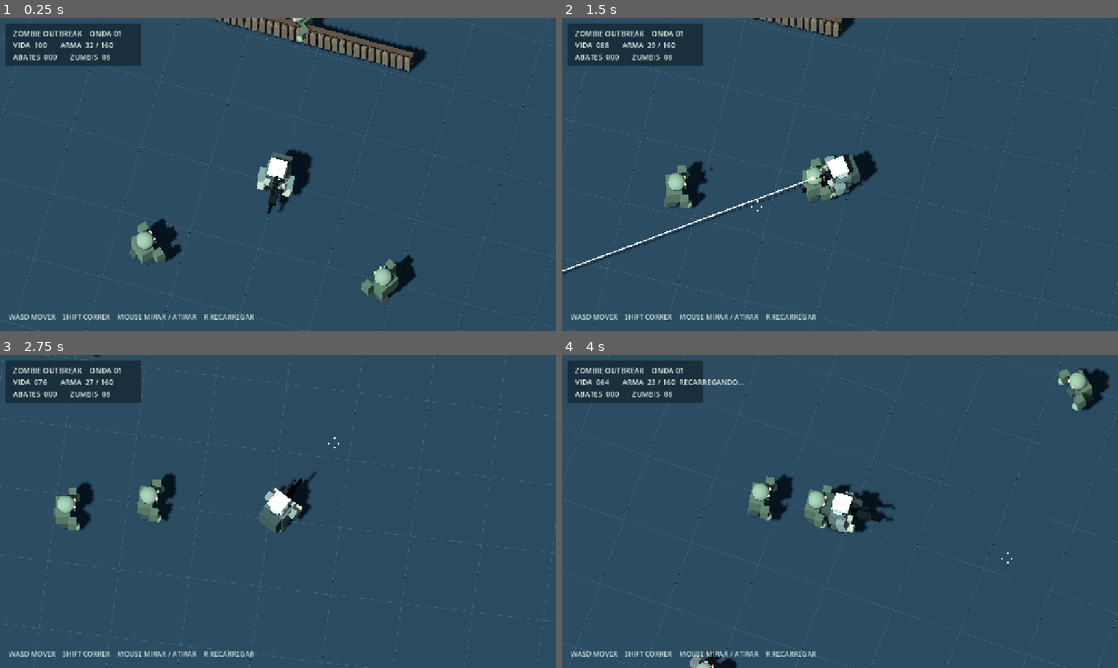
Above: before the commit, frames 1-4 (two rows, left to right).
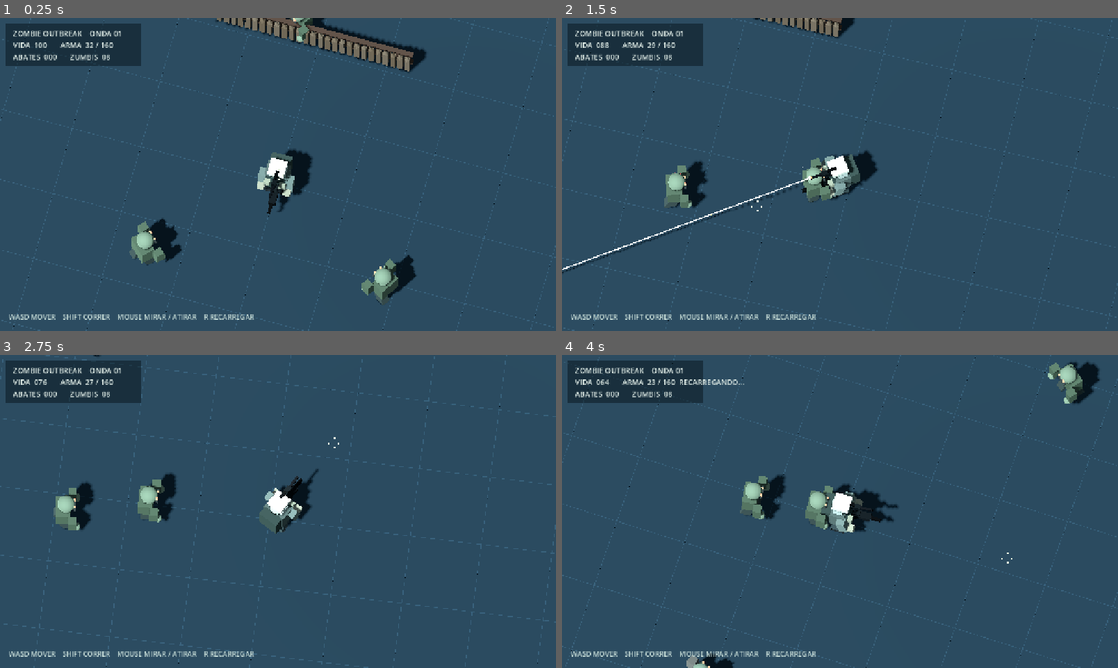
Above: after the commit, the same moments.

Repository: lulualcides-sys/Zumbi
Game: Godot game, scene res://scenes/Main.tscn
Two runs of this game, one before a commit and one after it. Both use one fixed random seed, a clock stepped at 60 frames per second and the inputs below.
Inputs (mouse positions are in pixels of both pictures, inside the frame that each line leads up to):
- Up to frame 1 (0.25 s): no input
- Up to frame 2 (1.5 s): tap Enter at 0.5 s; move the mouse to (962, 158) at 0.52 s; hold D 0.53-1.25 s; hold Enter 0.53-1.25 s; click (962, 158) at 0.67 s; drag from (728, 190) to (812, 237) at 1.27 s
- Up to frame 3 (2.75 s): move the mouse to (333, 442) at 2.02 s; hold D from 2.03 s (still down); hold Shift from 2.03 s (still down)
- Up to frame 4 (4 s): release D at 2.75 s; release Shift at 2.75 s; drag from (812, 574) to (673, 464) at 2.77 s; move the mouse to (1006, 558) at 3.52 s; hold A from 3.53 s (still down); hold R from 3.53 s (still down)

The runs differ from the first frame. In frame 1, less than 0.1% of the frame differs, in the area x 48-51%, y 48-58%; in frame 2, 0.6%; in frame 3, less than 0.1%; in frame 4, 4.6%, in the area x 0-100%, y 0-100%.

Commit message:
feat: equip rig-compatible Blender M4A1 and drive hand IK from calibrated pistol/support grips

Diff:
--- a/scripts/WeaponVisual.gd
+++ b/scripts/WeaponVisual.gd
@@ -1,8 +1,10 @@
 extends RefCounted
 ## Quaternius CC0 rifle follows the imported soldier's animated hand bones.
 const RIFLE_PATH := "res://assets/cc0/rifle.gltf"
+const CALIBRATED_M4A1 := "res://assets/tactical/m4a1-ready.glb"
+const M4A1_SCALE := 0.47
 const ArmsIK = preload("res://scripts/ArmsIK.gd")
-const RIFLE_OFFSET := Vector3(0.06, 0.65, 0.27)
+const RIFLE_OFFSET := Vector3(0.035, 0.71, 0.35)
 const RIFLE_SCALE := 0.57
 
 static func _metal(tint: Color, glow: bool = false) -> StandardMaterial3D:
@@ -91,13 +93,22 @@
     holder.add_child(weapon_visual)
 
     var source_ok := false
-    if ResourceLoader.exists(RIFLE_PATH):
-        var packed := load(RIFLE_PATH) as PackedScene
+    var calibrated := ResourceLoader.exists(CALIBRATED_M4A1)
+    var rifle_source := CALIBRATED_M4A1 if calibrated else RIFLE_PATH
+    if ResourceLoader.exists(rifle_source):
+        var packed := load(rifle_source) as PackedScene
         if packed != null:
             var model := packed.instantiate() as Node3D
             if model != null:
-                model.name = "VisibleCC0Rifle"
-                model.scale = Vector3.ONE * RIFLE_SCALE
+                model.name = "VisibleCalibratedM4A1" if calibrated else "VisibleCC0Rifle"
+                if calibrated:
+                    # The source M4A1 aims along -Z. Align with the game +Z
+                    # forward vector, anchor its pistol grip at this mount.
+                    model.scale = Vector3.ONE * M4A1_SCALE
+                    model.rotation.y = PI
+                    model.position = Vector3(0.0, 0.15 * M4A1_SCALE, -0.05 * M4A1_SCALE)
+                else:
+                    model.scale = Vector3.ONE * RIFLE_SCALE
                 weapon_visual.add_child(model)
                 _grade_rifle(model)
                 source_ok = true
@@ -106,8 +117,9 @@
 
     var muzzle := Marker3D.new()
     muzzle.name = "RealBarrelMuzzle"
-    # GLTF barrel extends to +1.019 source units. Scale = 0.57.
-    muzzle.position = Vector3(0.0, 0.03, 0.58)
+    # The muzzle coordinate comes from Blender's M4A1_MuzzleSocket,
+    # transformed by M4A1_SCALE, the 180-degree yaw and grip offset.
+    muzzle.position = Vector3(0.0, 0.19 * M4A1_SCALE, 1.04 * M4A1_SCALE) if calibrated else Vector3(0.0, 0.03, 0.58)
     weapon_visual.add_child(muzzle)
 
     var muzzle_flash := MeshInstance3D.new()
@@ -132,6 +144,12 @@
                 names.append(skeleton.get_bone_name(i))
             print("TACTICAL_BONE_LIST: ", names)
     var arm_ik := ArmsIK.attach(body, skeleton, holder)
+    if calibrated and arm_ik.get("active", false):
+        var primary: Marker3D = arm_ik.get("right_grip")
+        var support: Marker3D = arm_ik.get("left_grip")
+        # Grip points from the same source project's M4A1 pose dictionary.
+        primary.position = Vector3.ZERO
+        support.position = Vector3(-0.042, 0.15 * M4A1_SCALE, 0.53 * M4A1_SCALE)
     return {
         "arm_ik": arm_ik,
         "mount": holder,
@@ -139,6 +157,7 @@
         "muzzle": muzzle,
         "flash": muzzle_flash,
         "source_ok": source_ok,
+        "calibrated_m4a1": source_ok and calibrated,
         "skeleton": skeleton,
         "right_hand": right_idx,
         "left_hand": left_idx,
